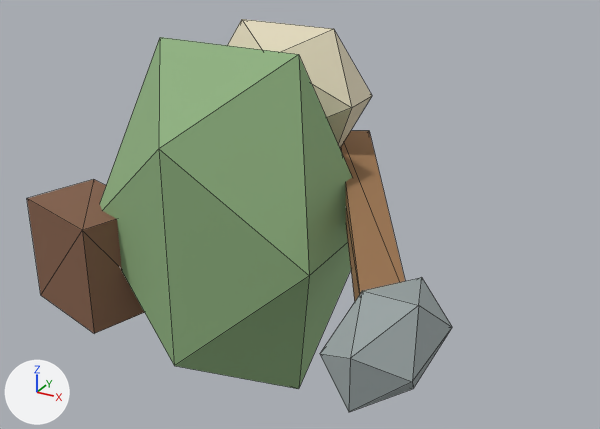
An edit to the glTF model public/assets/models/actor-geometry-v2/enemy_scout.glb, drawn before and after from the same camera.
Rendered twice from a camera (50 mm lens) standing at (0.994, -1.48, 1.264) and looking at (0.144, 0.065, 0.492). Lighting does not change. The marker at lower left points along +X, +Y and +Z. The picture after the commit comes second. Mesh edges are drawn as thin lines. Vertices at exactly the same position are counted once.

The first picture shows 'body', 'mask', 'satchel', 'spear', 'spear_tip'.
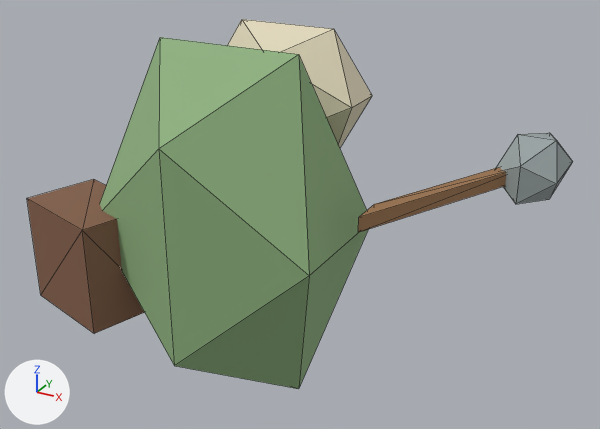
Location of each change, [x1, y1, x2, y2] in pixels of the pictures (600 x 429 px):
'spear_tip', moved: before [320, 277, 452, 412]; after [496, 133, 573, 204]
'spear', reshaped: before [340, 131, 405, 301]; after [358, 167, 506, 232]

The change, as a diff of the scene's bpy script:
```diff
--- a/public/assets/models/actor-geometry-v2/enemy_scout.glb.py
+++ b/public/assets/models/actor-geometry-v2/enemy_scout.glb.py
@@ me_spear @@
 # used by ob_spear; location = (0.0, 0.0, 0.0)
-me_spear.from_pydata(...)  # 8 vertices, 12 faces; spans x 0.077..0.603, y -0.436..0.436, z 0.51..0.59
-me_spear.vertices[0].co = (0.077, 0.398, 0.51)
-me_spear.vertices[1].co = (0.147, 0.436, 0.51)
-me_spear.vertices[2].co = (0.147, 0.436, 0.59)  # pixel (369, 130)
-me_spear.vertices[3].co = (0.077, 0.398, 0.59)
-me_spear.vertices[4].co = (0.533, -0.436, 0.51)
-me_spear.vertices[5].co = (0.603, -0.398, 0.59)
-me_spear.vertices[6].co = (0.603, -0.398, 0.51)
-me_spear.vertices[7].co = (0.533, -0.436, 0.59)
+me_spear.from_pydata(...)  # 8 vertices, 12 faces; spans x 0.34..0.57, y -0.04..0.52, z 0.533..0.567
+# me_spear part 1
+me_spear.vertices[0].co = (0.34, 0.04, 0.533)
+me_spear.vertices[1].co = (0.34, 0.04, 0.567)  # pixel (374, 204)
+me_spear.vertices[2].co = (0.57, 0.52, 0.567)
+me_spear.vertices[3].co = (0.57, 0.52, 0.533)
+me_spear.vertices[4].co = (0.34, -0.04, 0.533)  # pixel (358, 232)
+me_spear.vertices[5].co = (0.57, 0.44, 0.567)
+me_spear.vertices[6].co = (0.34, -0.04, 0.567)  # pixel (358, 217)
+me_spear.vertices[7].co = (0.57, 0.44, 0.533)
 me_spear.materials.append(mat_mat_02)
@@ me_spear_tip @@
 # used by ob_spear_tip; location = (0.0, 0.0, 0.0)
-me_spear_tip.from_pydata(...)  # 12 vertices, 20 faces; spans x 0.493..0.647, y -0.56..-0.28, z 0.473..0.627
+me_spear_tip.from_pydata(...)  # 12 vertices, 20 faces; spans x 0.493..0.647, y 0.34..0.62, z 0.473..0.627
+# me_spear_tip part 2: the whole mesh is moved by (0.0, 0.9, 0.0)
 me_spear_tip.materials.append(mat_mat_03)
```
